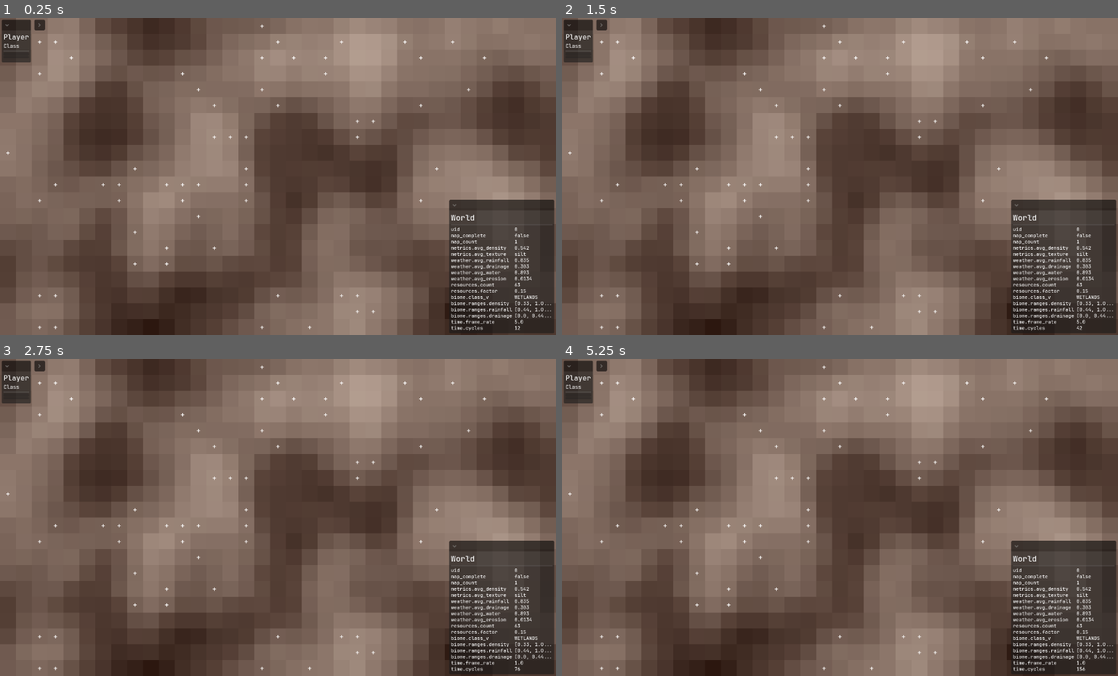
Above: before the commit, frames 1-4 (two rows, left to right).
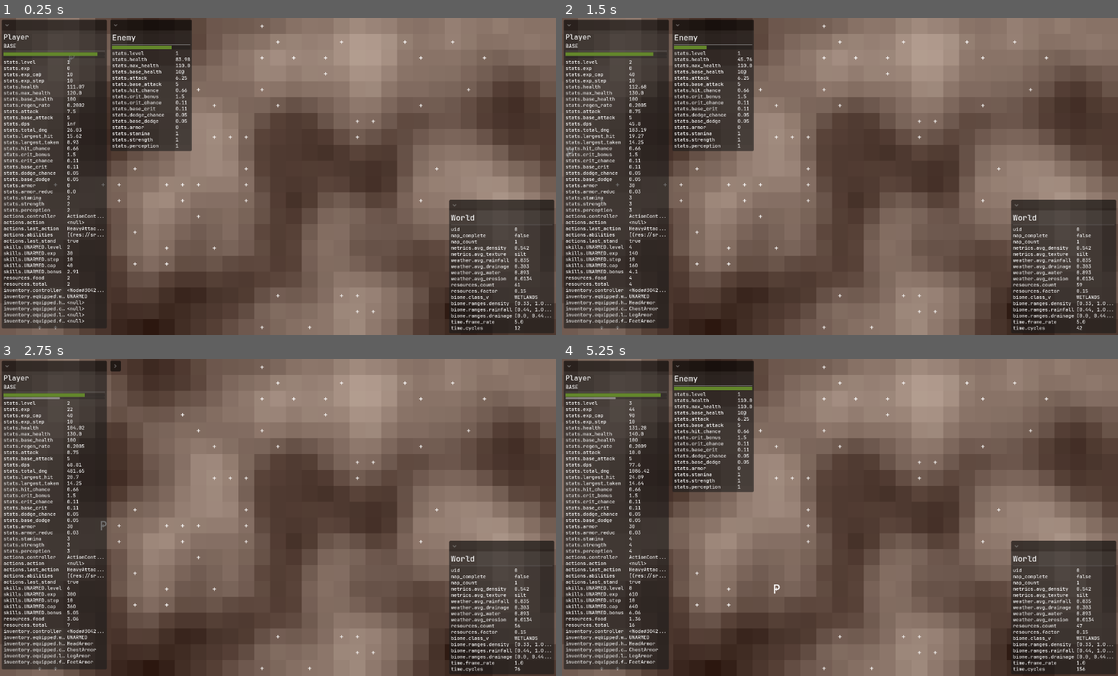
Above: after the commit, the same moments.

Repository: crystalfiction/rpg-simulator
Game: Godot game, scene res://src/controllers/world/world_controller.tscn
Same seed, same stepped clock (60 frames per second), same inputs: the game is played once before the commit and once after it.
Inputs:
- Up to frame 1 (0.25 s): no input
- Up to frame 2 (1.5 s): hold - (world_tick_dec) 0.53-1.28 s; tap = (world_tick_inc) at 1.35 s
- Up to frame 3 (2.75 s): hold - (world_tick_dec) from 2.03 s (still down)
- Up to frame 4 (5.25 s): release - (world_tick_dec) at 2.78 s; tap = (world_tick_inc) at 2.85, 4.35 s; hold - (world_tick_dec) 3.53-4.28 s; hold - (world_tick_dec) from 5.03 s (still down)

The runs differ from the first frame. In frame 1, 23% of the frame differs, in the area x 0-94%, y 0-99%; in frame 2, 23%; in frame 3, 17%; in frame 4, 23%.
Error before the commit: Parse Error: Too few arguments for "unequip_item()" call. Expected at least 2 but received 1. (res://src/controllers/entities/player/inventory_manager.gd:47)

Commit message:
cleaned up inventory controller script

Diff:
--- a/src/controllers/entities/enemy/enemy_controller.gd
+++ b/src/controllers/entities/enemy/enemy_controller.gd
@@ -1,7 +1,4 @@
 extends EntityController
-
-# scripts
-var inventory_manager_script = preload("res://src/controllers/entities/player/inventory_manager.gd")
 
 # components
 var enemies: Array = []
@@ -47,8 +44,8 @@
 	# actions
 	new_enemy.data.actions.controller = _init_action_controller(new_enemy)
 	# inventory
-	var new_inventory_manager = inventory_manager_script.new(new_enemy)
-	new_enemy.data.inventory.manager = new_inventory_manager
+	var new_inventory_controller = InventoryController.new(new_enemy)
+	new_enemy.data.inventory.controller = new_inventory_controller
 
 	add_child(new_enemy)
 
--- a/src/controllers/entities/player/inventory_manager.gd
+++ b/src/controllers/entities/inventory_controller.gd
@@ -1,4 +1,4 @@
-class_name InventoryManager extends RefCounted
+class_name InventoryController extends Controller
 
 # refs
 var entity: Entity
@@ -44,7 +44,7 @@
 		Equipment.EquipmentType.WEAPON:
 			# unequip existing weapon first
 			if entity.data.inventory.equipped.weapon != null:
-				unequip_item(Equipment.EquipmentType.WEAPON)
+				unequip_item(Equipment.EquipmentType.WEAPON, "weapon")
 			entity.data.inventory.equipped.weapon = item
 			return true
 
@@ -88,7 +88,7 @@
 ## unequips equipment from a slot by equipment type
 func unequip_item(
 	equip_type: Equipment.EquipmentType,
-	slot_name: Armor.ArmorSlot
+	slot_name: String
 ) -> Equipment:
 	match equip_type:
 		Equipment.EquipmentType.WEAPON:
@@ -97,19 +97,19 @@
 			return unequipped
 		Equipment.EquipmentType.ARMOR:
 			match slot_name:
-				Armor.ArmorSlot.HEAD:
+				"head":
 					var unequipped = entity.data.inventory.equipped.head
 					entity.data.inventory.equipped.head = null
 					return unequipped
-				Armor.ArmorSlot.CHEST:
+				"chest":
 					var unequipped = entity.data.inventory.equipped.chest
 					entity.data.inventory.equipped.chest = null
 					return unequipped
-				Armor.ArmorSlot.LEGS:
+				"legs":
 					var unequipped = entity.data.inventory.equipped.legs
 					entity.data.inventory.equipped.legs = null
 					return unequipped
-				Armor.ArmorSlot.FEET:
+				"feet":
 					var unequipped = entity.data.inventory.equipped.feet
 					entity.data.inventory.equipped.feet = null
 					return unequipped
--- a/src/controllers/entities/player/player_controller.gd
+++ b/src/controllers/entities/player/player_controller.gd
@@ -1,19 +1,15 @@
 extends EntityController
-
-# scripts
-var inventory_manager_script = preload("res://src/controllers/entities/player/inventory_manager.gd")
 
 # components
 var player: Player
 var init_class: Player.PlayerClass = Player.PlayerClass.BASE
 
-var exp_step: int = 1
+var exp_step: int = 10
 var exp_rate: int
 var exp_cap: int
 
 
 # Player Action Helpers
-
 ## finds the nearest resource tile to player and returns it
 func find_nearest_resource(p: Player, w: World) -> Tile:
 	# get all resource tiles
@@ -140,21 +136,21 @@
 	var n = 1.0
 	if r <= n:
 		# pick random, unfilled equipment slot
-		var weapon_equipped = self.player.data.inventory.manager.get_equipped("weapon")
+		var weapon_equipped = self.player.data.inventory.controller.get_equipped("weapon")
 		if not weapon_equipped:
 			var weapon_c = Weapon.WeaponClass.values().pick_random()
 			var new_weapon = Weapon.WeaponClasses[weapon_c].new()
-			self.player.data.inventory.manager.equip_item(new_weapon)
+			self.player.data.inventory.controller.equip_item(new_weapon)
 		else:
 			# check armor slots
 			var armor_slots: Dictionary = Armor.ArmorSlot
 			for a in armor_slots:
 				var enid = Armor.ArmorSlot.get(a)
 				var key: String = a.to_lower()
-				var equipped = self.player.data.inventory.manager.get_equipped(key)
+				var equipped = self.player.data.inventory.controller.get_equipped(key)
 				if not equipped:
 					var new_armor = Armor.armor_slots[enid].new()
-					self.player.data.inventory.manager.equip_item(new_armor)
+					self.player.data.inventory.controller.equip_item(new_armor)
 
 
 	# check if level_up
@@ -249,8 +245,8 @@
 	new_player.data.actions.controller = _init_action_controller(new_player)
 
 	# inventory
-	var new_inventory_manager = inventory_manager_script.new(new_player)
-	new_player.data.inventory.manager = new_inventory_manager
+	var new_inventory_controller = InventoryController.new(new_player)
+	new_player.data.inventory.controller = new_inventory_controller
 
 	# weapon
 	var new_weapon = UnarmedWeapon.new()
--- a/src/entities/enemies/enemy.gd
+++ b/src/entities/enemies/enemy.gd
@@ -3,7 +3,7 @@
 # components
 var init_enemy: Resource = preload("res://src/entities/enemies/enemy.tscn")
 var init_data: Dictionary = {
-	"world": "",
+	"world": null,
 	"grid_idx": Vector2i(0, 0),
 	"stats": {
 		"level": 0,
@@ -25,7 +25,7 @@
 	},
 	"skills": {},
 	"actions": {
-		"controller": "",
+		"controller": null,
 		"action": null,
 		"last_action": null,
 	},
@@ -33,7 +33,7 @@
 		"active": false,
 	},
 	"inventory": {
-		"manager": null,
+		"controller": null,
 		"equipped": {
 			"weapon": null,
 			"head": null,
--- a/src/entities/player/player.gd
+++ b/src/entities/player/player.gd
@@ -19,7 +19,7 @@
 }
 
 var player_data: Dictionary = {
-	"world": "",
+	"world": null,
 	"grid_idx": Vector2i(0, 0),
 	"class": null,
 	"class_v": "",
@@ -29,7 +29,7 @@
 	"actions": {
 		"controller": null,
 		"action": null,
-		"last_action": "",
+		"last_action": null,
 		"abilities": [
 			HeavyAttack,
 		],
@@ -38,8 +38,9 @@
 			# "MISSES": 0,
 			# "CRITS": 0,
 			# "DODGES": 0,
+			# "highest_map: 0,
 		},
-		"last_stand": true,
+		"last_stand": true, # whether or not last stand is available
 	},
 	"skills": {},
 	"resources": {
@@ -51,7 +52,7 @@
 		"done": 0
 	},
 	"inventory": {
-		"manager": null,
+		"controller": null,
 		"equipped": {
 			"weapon": null,
 			"head": null,
Not shown, added: src/controllers/entities/inventory_controller.gd.uid
Not shown, removed: src/controllers/entities/player/inventory_manager.gd.uid
